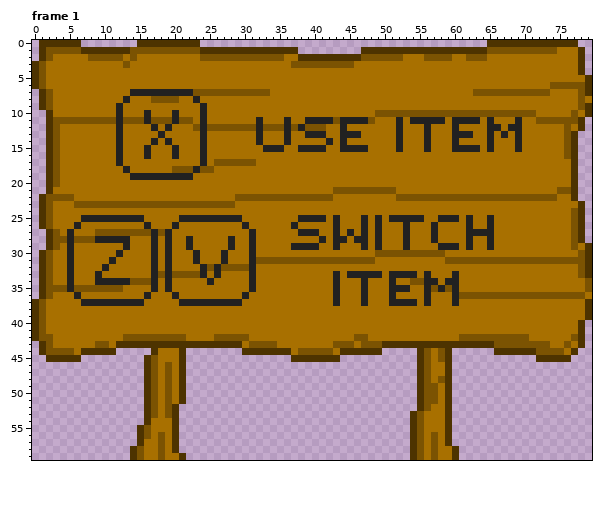
Pixel-art file -- res/sprite/graphic15.aseprite. The picture above is the old version.
80x60 pixels, 3 frames. Shown: frame 1. The commit also changed other frames, which this record leaves out.
After:
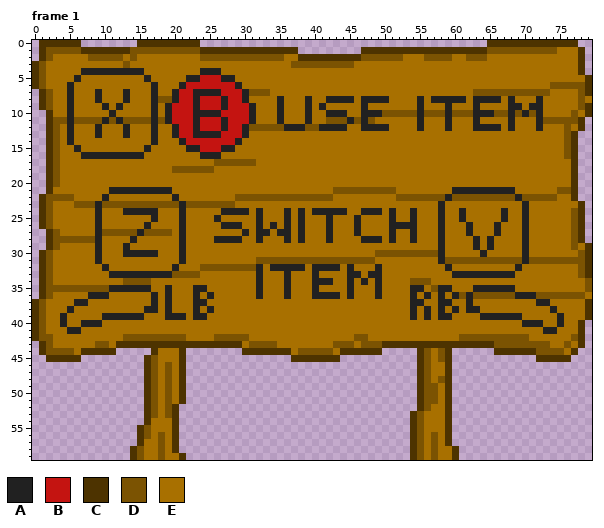
Palette (. is transparent): A #212121  B #c41411  C #4d3300  D #7b5302  E #a87000
The edit:
Changed rows in their new state; - is an unchanged pixel.
Frame 1, layers "Layer 3", "Layer 2":
first column x 4:
 4 ---AAAAAAAAA--------AAA-------------------------------------------------
 5 --A---------A-----AABBBAA-----------------------------------------------
 6 -A-----------A---ABBBBBBBA----------------------------------------------
 7 -A---A---AEEE-EE-BBAAAABBBA---------------------------------------------
 8 -A---A-------A--ABB-BBBABBA----A---A--AAAA-AAAA----A-AAAAA-AAAA-A---A---
 9 -A----A------A-ABBBABBBABBBA---A---A-A-----A-------A---A---A----AA-AA---
10 -A-----AE---EA-ABBBA-AABBBBA---A---A--AAA--AAA-----A---A---AAA--A-A-A---
11 -A----A-----DA-ABBBABBBABBBAE--AE---EED-D-D-----E-E-EEEAEEE--E--AE--A---
12 -A---A--EA-----EABBABBBABBA-D----A---AAA---AAAA-E--AE--AE--AA----E--A---
13 -A---A--EA---AE-ABBA-AABBBA-E---E--EEE--EEE-----E---E---EEE--E-E-E------
14 -A------E------E-ABBBBBBBA--E---E-----E-E-------E---E---E----E---E------
15 --A-----E-------E-AABBBAA----EEE--EEEE--EEEE----E---E---EEEE-E---E------
16 ---AAAAA-AAAE---E----AA-------------------------------------------------
17 --------E-----------E---------------------------------------------------
18 ---------E---------D----------------------------------------------------
19 ----------EEEEEEEEE-----------------------------------------------------
21 -------AAAAAAAAA----------------------------------------AAAAAAAAA-------
22 ------A---------A--------------------------------------A---------A------
23 -----A-----------A------------------------------------A-----------A-----
24 -----A---AAAAA---A-----AAAA-A---A-A-AAAAA--AAA-A--A---A--A-----A--A-----
25 ---EE-EEEEEE-A----EEEE-EEE--A---A--EEEAE--AE-E--EE-E---EEAE--E-A--A-----
26 --E--A----------EA-----AAAE-A-A-AEA---AE--AE-E-AA-A--EA------EA---A-----
27 -E---A-----A-D-D-A--------AEAA-AA--EE-AE-EAE-E-A-EA--EA----EEEA---A-----
28 -D----EEEEA--E-E-AE---AA-A-EA---A-A--EAEE-E-A--A-EA--EA---EA------A-----
29 -E---A-------E-E-AE-----E--E-----EEEE--E---E-E---E-----EE-EA------A-----
30 -E---A--EAAAA--E-A-E---E---E--------------------------A-----A-----A-----
31 -E---A-E-----E-E-A-E---E---E--------------------------A-----------A-----
32 -E-----------E-EA---D-D----DA-AAAAA-AAAA-A---A---------A---------A------
33 -E---E-AAAAAA-A-----E-E----EA---A---A--E---E---EEEE-E----AAAAAAAA-------
34 -E---EEEED---E-E-----E-----EA---A---AAAE-A---A-E----DE-EE---------------
35 -D-----AAAAAAE-----AA------EA---A---A--E-A-E-A-EEEAAE--AE--AAAAAA-------
36 --E-AAA-----EA-AE--A-A----E-A---A---AAA--A-E-A-E--A---A---A------AAA----
37 --A-EEEEEEEE-A-A-EE--EEEEE-------------E---E---EEE-AE-AAE-A---------AA--
38 -A----------AA-A---A-A----------------------------A-A-A-A-AA----------A-
39 A-----AAAAAA---AAA-AA-----------------------------A-A-AA----AAAAAA-----A
40 A--AAA------------------------------------------------------------AAA--A
41 -AA------------------------------------------------------------------AA-
Boxes around the changes in both pictures, in picture pixels (x1, y1, x2, y2):
changed: (60, 68, 564, 334)
